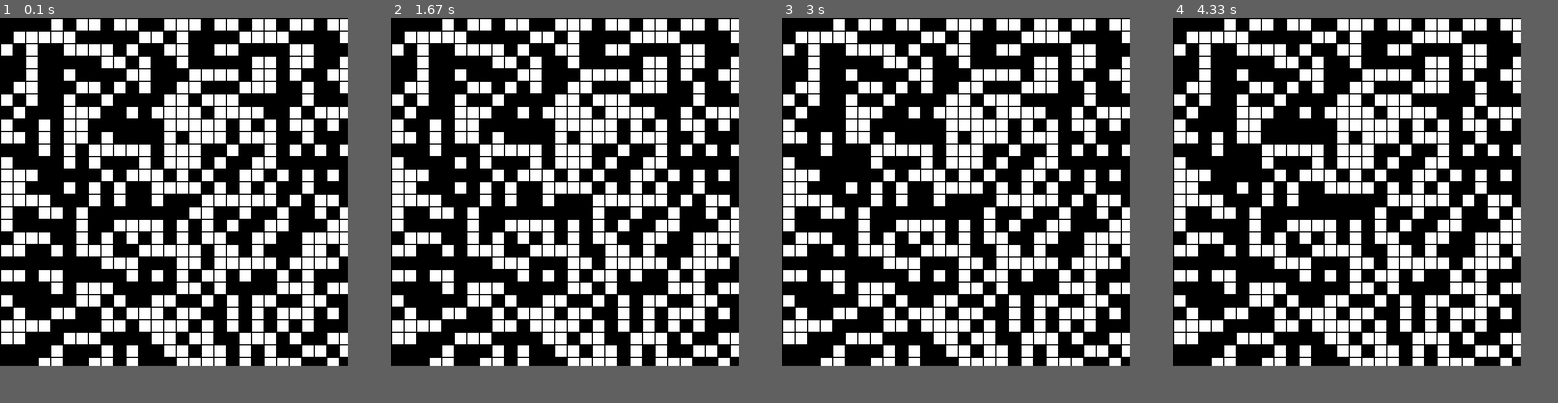
Above: before the commit, frames 1-4 (left to right).
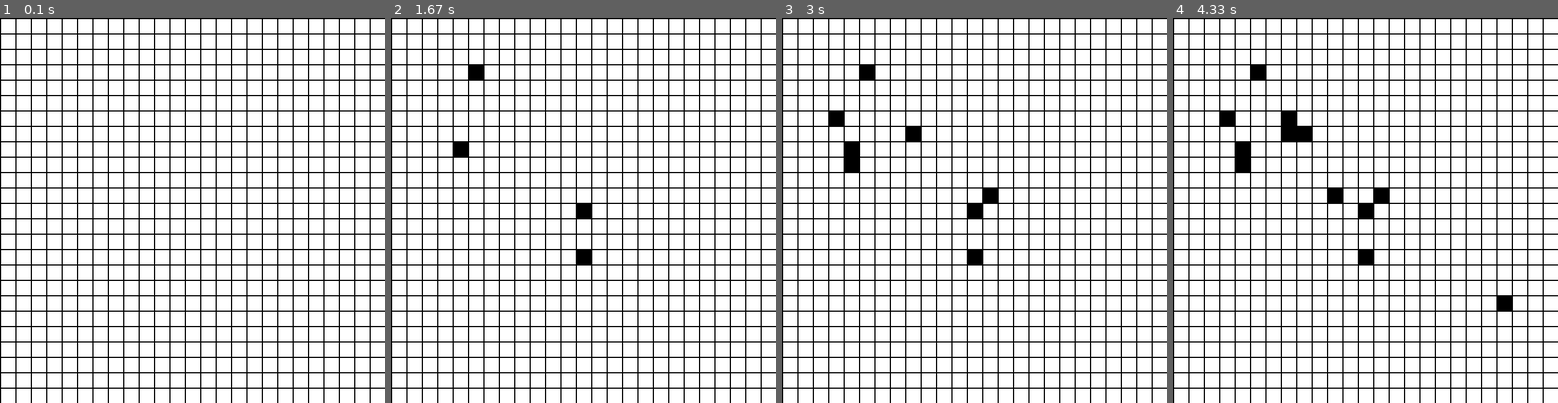
Above: after the commit, the same moments.

Repository: anthfgreco/conways-game-of-life-pygame
Game: pygame game, started from test.py
Same seed, same stepped clock (60 frames per second), same inputs: the game is played once before the commit and once after it.
Inputs (mouse positions are in pixels of both pictures, inside the frame that each line leads up to):
- Up to frame 1 (0.1 s): no input
- Up to frame 2 (1.67 s): click (583, 210) at 0.38 s; click (464, 152) at 0.72 s; click (483, 68) at 1.05 s; click (587, 252) at 1.38 s
- Up to frame 3 (3 s): click (920, 129) at 1.72 s; click (828, 125) at 2.05 s; click (855, 160) at 2.38 s; click (989, 195) at 2.72 s
- Up to frame 4 (4.33 s): click (1504, 299) at 3.05 s; click (1280, 141) at 3.38 s; click (1327, 195) at 3.72 s; click (1292, 118) at 4.05 s
In our replay, the window is 610x610 before the commit and 675x675 after it. These sizes can differ from the game's own. Grey fills any space a smaller window leaves; there, only what the larger window draws over its background counts as a difference.

The runs differ from the first frame. In frame 1, 49% of the frame differs, in the area x 0-100%, y 0-100%; in frame 2, 49%; in frame 3, 48%; in frame 4, 48%.

Commit message:
Fixed cut off grid squares

Diff:
--- a/test.py
+++ b/test.py
@@ -7,17 +7,17 @@
 GREEN = (0, 255, 0)
 RED = (255, 0, 0)
 
-TILELENGTH = 20
+TILELENGTH = 25
 MARGIN = 2
-WINDOWLENGTH = 610
+WINDOWLENGTH = 675
 
 # Create a 2 dimensional array. A two dimensional
 # array is simply a list of lists.
 grid = []
-for row in range(WINDOWLENGTH // TILELENGTH):
+for row in range((WINDOWLENGTH // TILELENGTH) * (1 + MARGIN)):
     grid.append([])
-    for column in range(WINDOWLENGTH // TILELENGTH):
-        grid[row].append(random.randint(0,1))
+    for column in range((WINDOWLENGTH // TILELENGTH) * (1 + MARGIN)):
+        grid[row].append([random.randint(0,1)])
 
 # Initialize pygame
 pygame.init()
